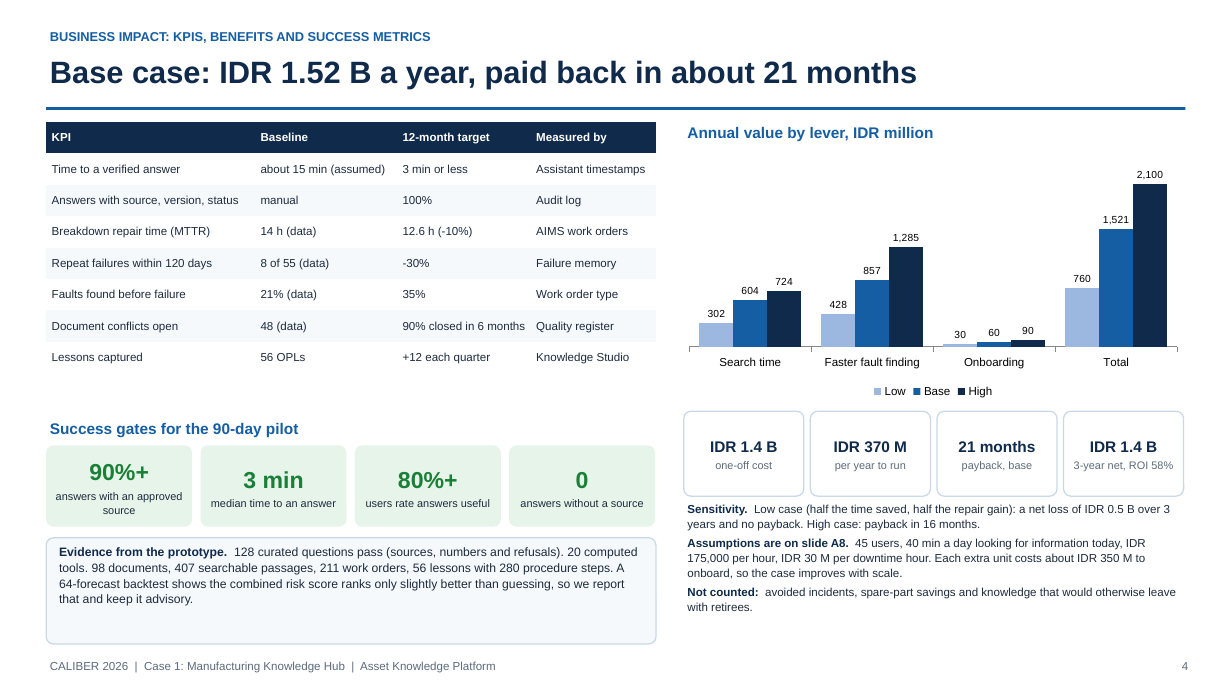
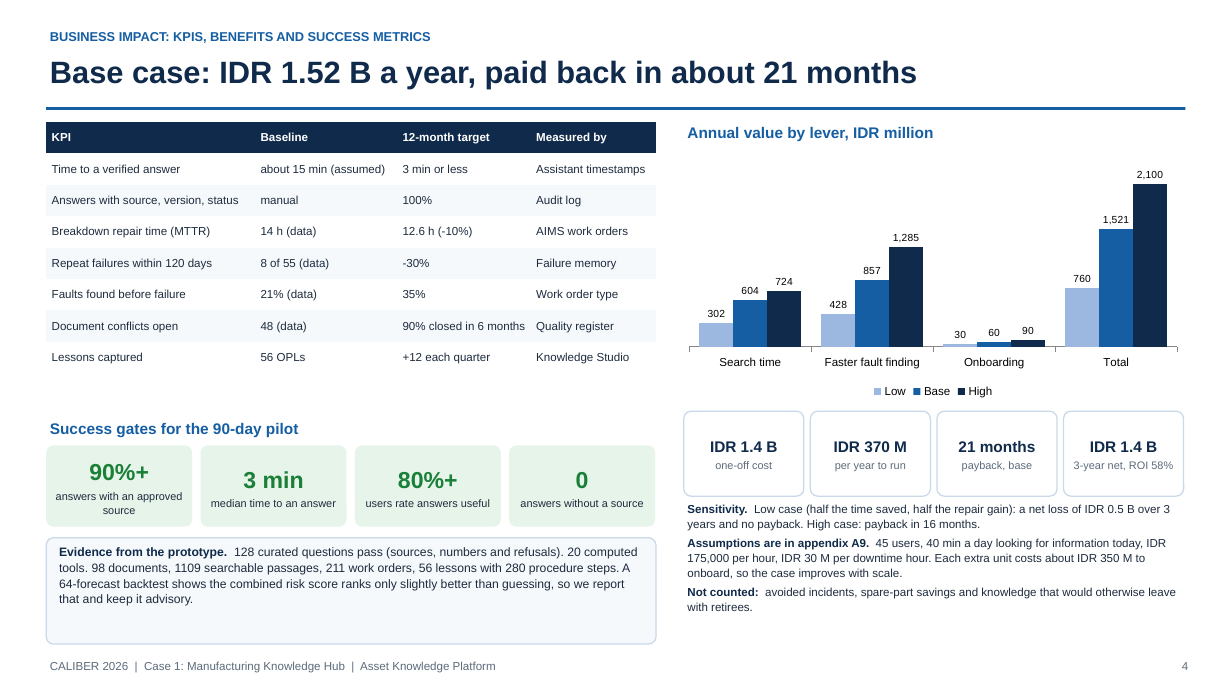
Before and after one commit to teknikchemical-ctrl/caliber2026, a slide deck: slide 4 of deck/CALIBER2026_Asset_Knowledge_Platform_Deck.pptx. Drawn at 1232x693 pixels with LibreOffice and Linux fonts; fonts in the diff are those of the drawing. Boxes give left, top, right and bottom in pixels: in the first picture for what was removed or moved away, otherwise in the second. Text is boxed around its words. In the diff, an @@ line names an element or a change of style, - is before the commit and + after.

```diff
--- a/deck/CALIBER2026_Asset_Knowledge_Platform_Deck.pptx
+++ b/deck/CALIBER2026_Asset_Knowledge_Platform_Deck.pptx
@@ text at <box>687,538,1166,580</box>: text changed @@
-Assumptions are on slide A8. 45 users, 40 min a day looking for information today, IDR 175,000 per hour, IDR 30 M per downtime hour. Each extra unit costs about IDR 350 M to onboard, so the case improves with scale.
+Assumptions are in appendix A9. 45 users, 40 min a day looking for information today, IDR 175,000 per hour, IDR 30 M per downtime hour. Each extra unit costs about IDR 350 M to onboard, so the case improves with scale.
@@ text at <box>59,547,637,606</box>: text changed @@
-Evidence from the prototype. 128 curated questions pass (sources, numbers and refusals). 20 computed tools. 98 documents, 407 searchable passages, 211 work orders, 56 lessons with 280 procedure steps. A 64-forecast backtest shows the combined risk score ranks only slightly better than guessing, so we report that and keep it advisory.
+Evidence from the prototype. 128 curated questions pass (sources, numbers and refusals). 20 computed tools. 98 documents, 1109 searchable passages, 211 work orders, 56 lessons with 280 procedure steps. A 64-forecast backtest shows the combined risk score ranks only slightly better than guessing, so we report that and keep it advisory.
```
Also in this commit, not shown: 10 other slides changed, 1 slide added, 3 other files.
